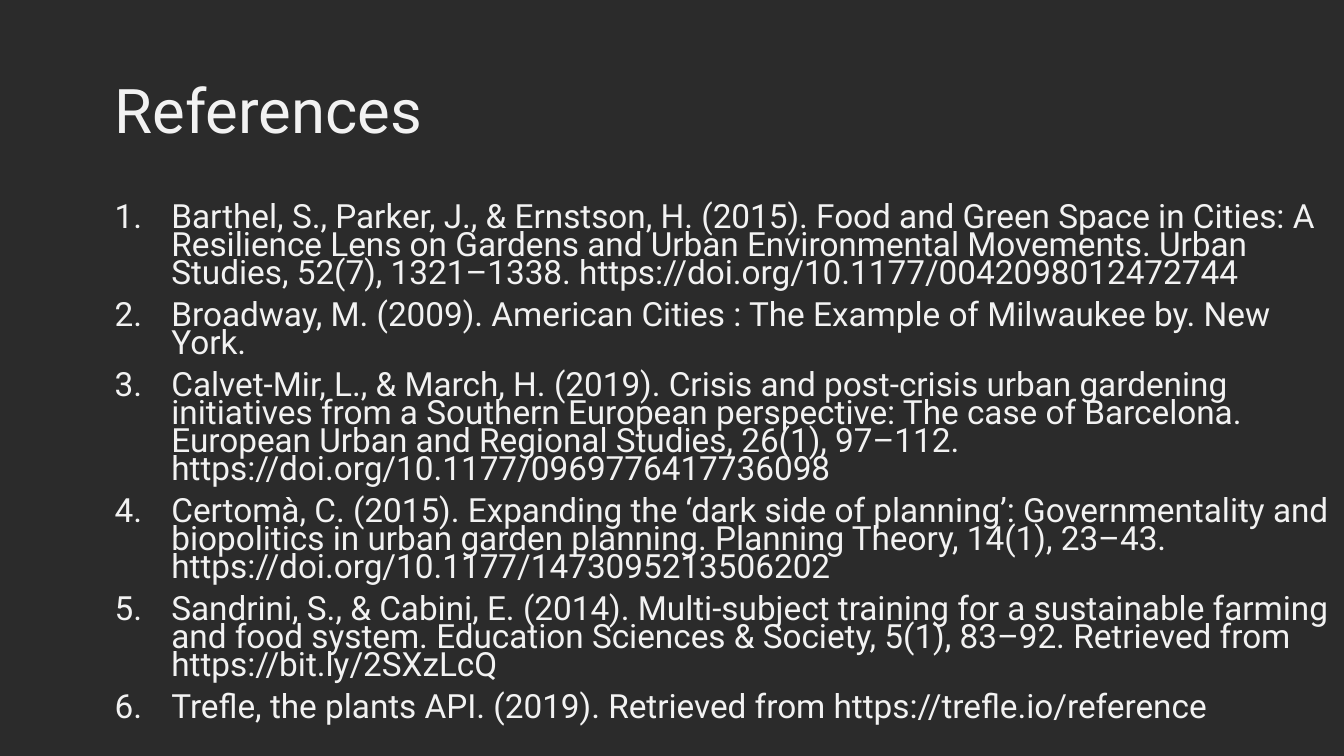
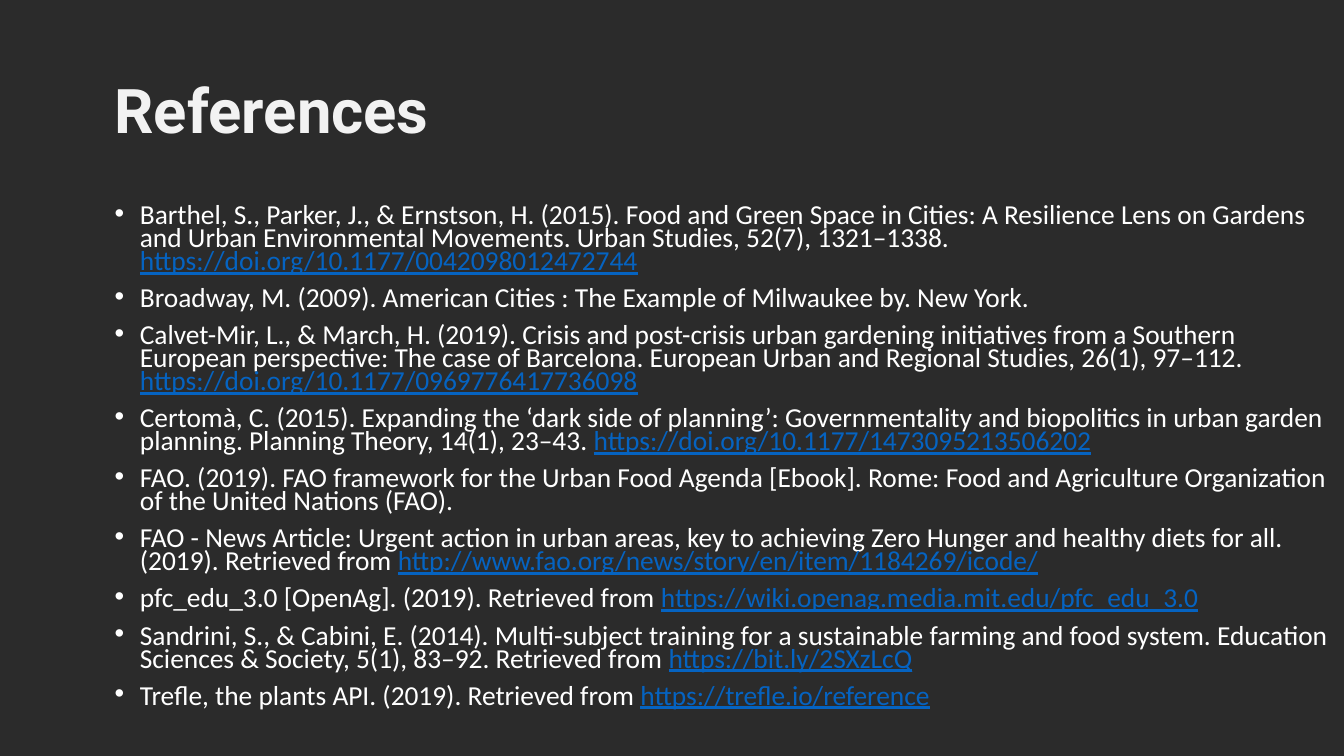
Before and after one commit to KiraSensei13/MNT_ITESM_courses, a slide deck: slide 9 of 1.2.Leadership_for_Sus_Dev/FProject/PRESENTATION_FINAL_PROJECT.pptx. Drawn at 1344x756 pixels with LibreOffice and Linux fonts; fonts in the diff are those of the drawing; background and template pictures are left out; a plain dark background stands for a picture behind light text. Boxes give left, top, right and bottom in pixels: in the first picture for what was removed or moved away, otherwise in the second. Text is boxed around its words. In the diff, an @@ line names an element or a change of style, - is before the commit and + after.

```diff
--- a/1.2.Leadership_for_Sus_Dev/FProject/PRESENTATION_FINAL_PROJECT.pptx
+++ b/1.2.Leadership_for_Sus_Dev/FProject/PRESENTATION_FINAL_PROJECT.pptx
@@ title "References" at bbox=[115, 86, 429, 134]: bold on @@
@@ text at bbox=[140, 204, 1327, 710]: size 23.8 to 19.6 pt, font Roboto to Calibri, text colour #F2F2F2 to #FFFFFF in "Barthel, S., Parker, J., & Ernstson, H. ...", "Broadway, M. (2009). American Cities : The ...", "Calvet-Mir, L., & March, H. (2019). Crisis ...", "Certomà, C. (2015). Expanding the ‘dark side ..." and 2 more places; text colour #F2F2F2 to #0563C1, underline on in "https://doi.org/10.1177/0042098012472744", "https://doi.org/10.1177/0969776417736098", "https://doi.org/10.1177/1473095213506202", "https://bit.ly/2SXzLcQ" and 1 more places; bullet 1. to • @@
@@ text at bbox=[140, 467, 1326, 612]: paragraphs added @@
+• FAO. (2019). FAO framework for the Urban Food Agenda [Ebook]. Rome: Food and Agriculture Organization of the United Nations (FAO).
+• FAO - News Article: Urgent action in urban areas, key to achieving Zero Hunger and healthy diets for all. (2019). Retrieved from http://www.fao.org/news/story/en/item/1184269/icode/
+• pfc_edu_3.0 [OpenAg]. (2019). Retrieved from https://wiki.openag.media.mit.edu/pfc_edu_3.0
```
Also in this commit, not shown: 5 other slides changed, 33 other files.
